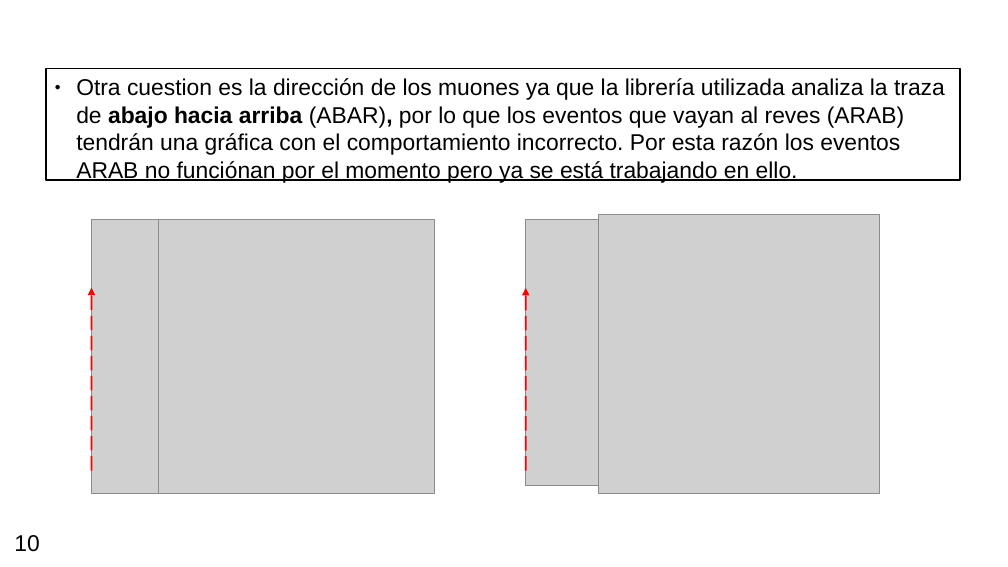
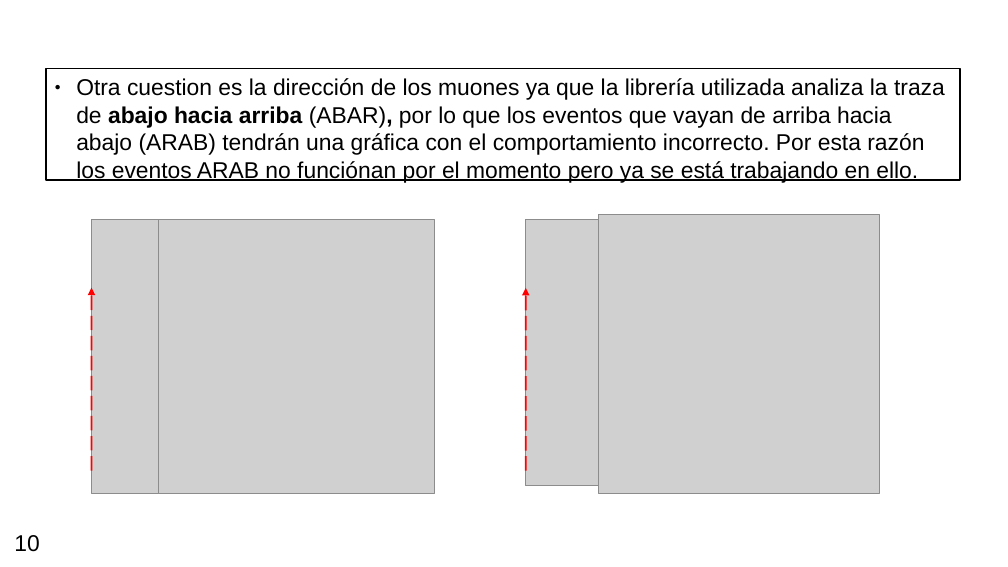
Before and after one commit to mausanram/CodigosICN, a slide deck: slide 10 of Presentaciones/Presentacion_TESIS_16AGO24.odp. Drawn at 1008x567 pixels with LibreOffice and Linux fonts; fonts in the diff are those of the drawing; grey boxes stand for pictures. Boxes give left, top, right and bottom in pixels: in the first picture for what was removed or moved away, otherwise in the second. Text is boxed around its words. In the diff, an @@ line names an element or a change of style, - is before the commit and + after.

```diff
--- a/Presentaciones/Presentacion_TESIS_16AGO24.odp
+++ b/Presentaciones/Presentacion_TESIS_16AGO24.odp
@@ text in rectangle at (76, 78, 945, 183): text changed @@
-● Otra cuestion es la dirección de los muones ya que la librería utilizada analiza la traza de abajo hacia arriba (ABAR), por lo que los eventos que vayan al reves (ARAB) tendrán una gráfica con el comportamiento incorrecto. Por esta razón los eventos ARAB no funciónan por el momento pero ya se está trabajando en ello.
+● Otra cuestion es la dirección de los muones ya que la librería utilizada analiza la traza de abajo hacia arriba (ABAR), por lo que los eventos que vayan de arriba hacia abajo (ARAB) tendrán una gráfica con el comportamiento incorrecto. Por esta razón los eventos ARAB no funciónan por el momento pero ya se está trabajando en ello.
```
Also in this commit, not shown: 8 other slides changed, 33 other files.
